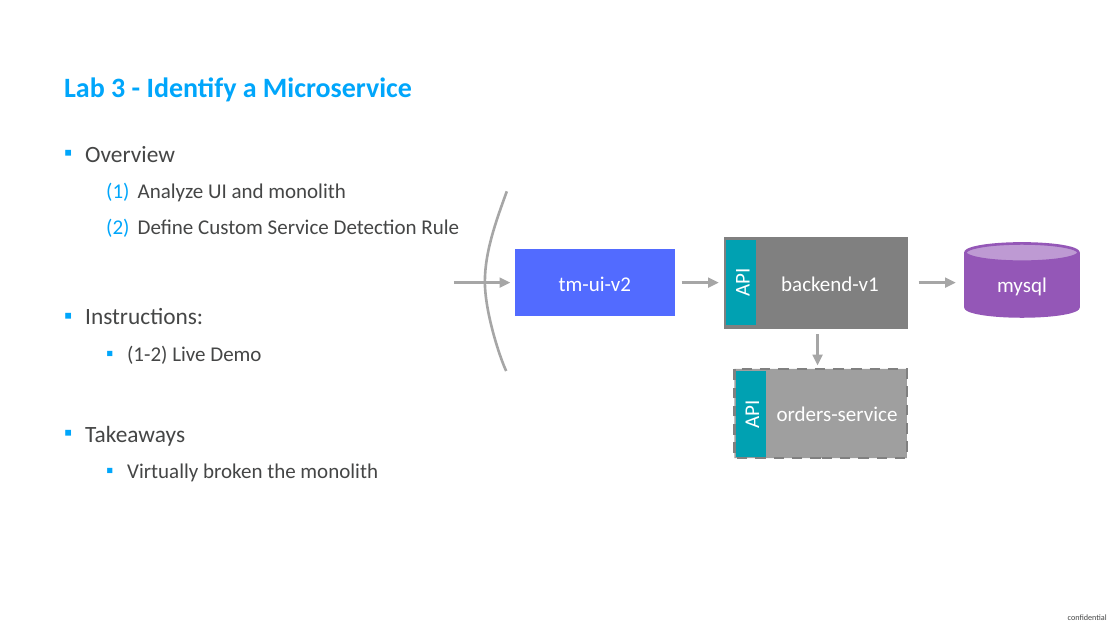
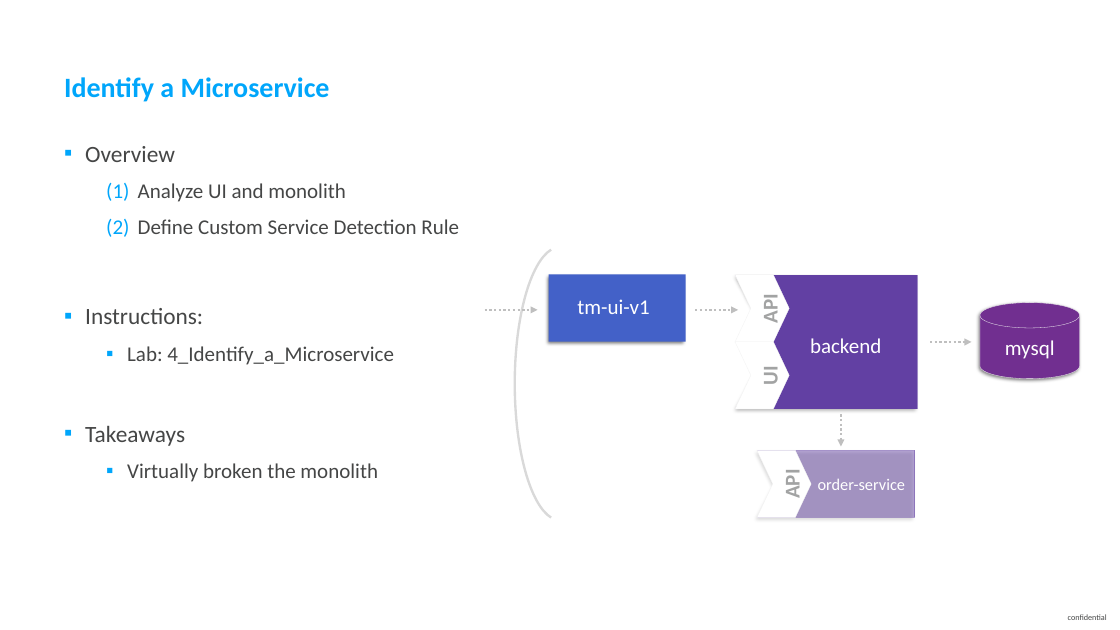
Before and after one commit to thiagobien/ACL, a slide deck: slide 16 of workshop/03_Monolith_to_Microservices/Monolith_to_Microservices.pptx. Drawn at 1120x630 pixels with LibreOffice and Linux fonts; fonts in the diff are those of the drawing. Boxes give left, top, right and bottom in pixels: in the first picture for what was removed or moved away, otherwise in the second. Text is boxed around its words. In the diff, an @@ line names an element or a change of style, - is before the commit and + after.

```diff
--- a/workshop/03_Monolith_to_Microservices/Monolith_to_Microservices.pptx
+++ b/workshop/03_Monolith_to_Microservices/Monolith_to_Microservices.pptx
@@ title at <box>64,77,330,102</box>: text changed @@
-Lab 3 - Identify a Microservice
+Identify a Microservice
@@ freeform shape removed at <box>485,192,507,371</box> @@
@@ rectangle removed at <box>725,238,907,327</box> @@
-backend-v1
@@ freeform shape added at <box>515,250,551,518</box>, outline #D9D9D9 2 pt @@
@@ text "tm-ui-v1": place and size @@
-text "tm-ui-v1" at <box>516,250,674,315</box>
+text "tm-ui-v1" at <box>577,299,649,314</box>
@@ text "tm-ui-v1" at <box>577,299,649,314</box>: vertical alignment middle to top; fill #526BFF to none; outline #526BFF 2.25 pt to none @@
@@ rectangle added at <box>549,274,686,342</box>, fill #4361C8 @@
@@ text at <box>577,299,649,314</box>: text changed @@
-tm-ui-v2
+tm-ui-v1
@@ chevron added at <box>735,275,790,342</box>, fill #FFFFFF, outline #F2F2F2 0.25 pt @@
@@ freeform shape added at <box>736,276,918,409</box>, fill #6240A3, outline #6240A3 0.25 pt @@
@@ text "API": place and size @@
-text "API" at <box>727,242,755,324</box>
+text "API" at <box>758,296,784,323</box>
@@ text "API" at <box>758,296,784,323</box>: text colour #FFFFFF to #A2A3A3, bold on; vertical alignment middle to top; fill #00A1B2 to none; outline #00A1B2 2.25 pt to none @@
@@ arrow moved from (454, 282) - (510, 282) to (485, 310) - (538, 310) @@
@@ arrow (485, 310) - (538, 310): stroke #A6A6A6 3 pt to #BFBFBF 2 pt dashed @@
@@ arrow moved from (682, 282) - (719, 282) to (696, 310) - (739, 310) @@
@@ arrow (696, 310) - (739, 310): stroke #A6A6A6 3 pt to #BFBFBF 2 pt dashed @@
@@ cylinder "mysql": place and size @@
-cylinder "mysql" at <box>965,244,1078,317</box>
+cylinder "mysql" at <box>981,302,1081,379</box>
@@ cylinder "mysql" at <box>981,302,1081,379</box>: fill #9457B7 to #712F90; outline #9457B7 2.25 pt to #F2F2F2 0.25 pt; shadow on @@
@@ text at <box>127,346,261,364</box>: text changed @@
-  ▪ (1-2) Live Demo
+  ▪ Lab: 4_Identify_a_Microservice
@@ chevron added at <box>735,342,790,409</box>, fill #FFFFFF, outline #F2F2F2 0.25 pt @@
@@ text added at <box>810,338,881,353</box>, 18 pt, text #FFFFFF @@
+backend
@@ arrow moved from (919, 282) - (956, 282) to (930, 342) - (972, 342) @@
@@ arrow (930, 342) - (972, 342): stroke #A6A6A6 3 pt to #BFBFBF 2 pt dashed @@
@@ rectangle removed at <box>734,369,907,458</box> @@
-orders-service
@@ text added at <box>758,367,784,384</box>, 18 pt, text #A2A3A3, bold @@
+UI
@@ arrow moved from (818, 334) - (818, 365) to (841, 414) - (841, 447) @@
@@ arrow (841, 414) - (841, 447): stroke #A6A6A6 3 pt to #BFBFBF 2 pt dashed @@
@@ chevron added at <box>757,450,812,518</box>, fill #FFFFFF, outline #F2F2F2 0.25 pt @@
@@ freeform shape added at <box>758,450,915,518</box>, fill #6240A3 at 47% opacity, outline #6240A3 0.25 pt @@
@@ text "API" at <box>780,471,806,498</box>: text colour #FFFFFF to #A2A3A3, bold on; vertical alignment middle to top; fill #00A1B2 to none; outline #00A1B2 2.25 pt to none @@
@@ text "API": place and size @@
-text "API" at <box>737,373,765,456</box>
+text "API" at <box>780,471,806,498</box>
@@ text added at <box>818,479,906,490</box>, 14 pt, text #FFFFFF @@
+order-service
```
Also in this commit, not shown: 6 other slides changed, 1 other file.
